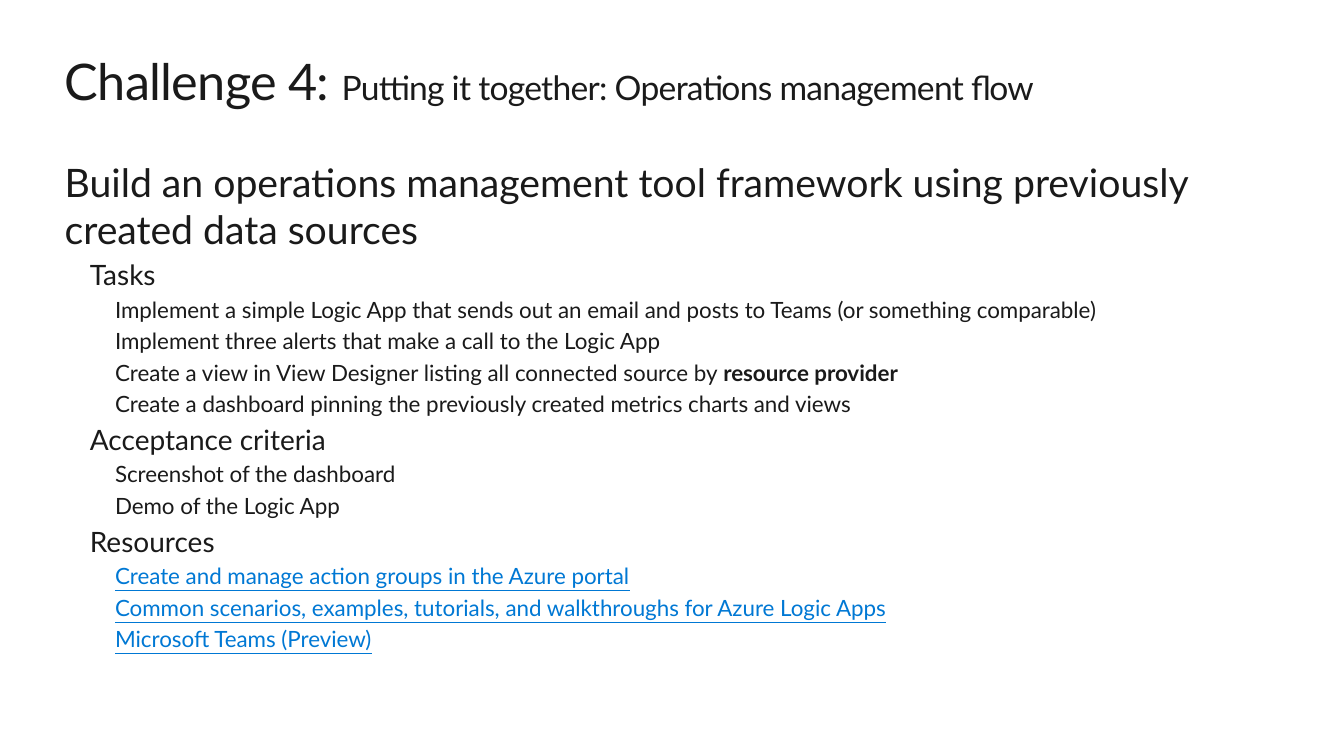
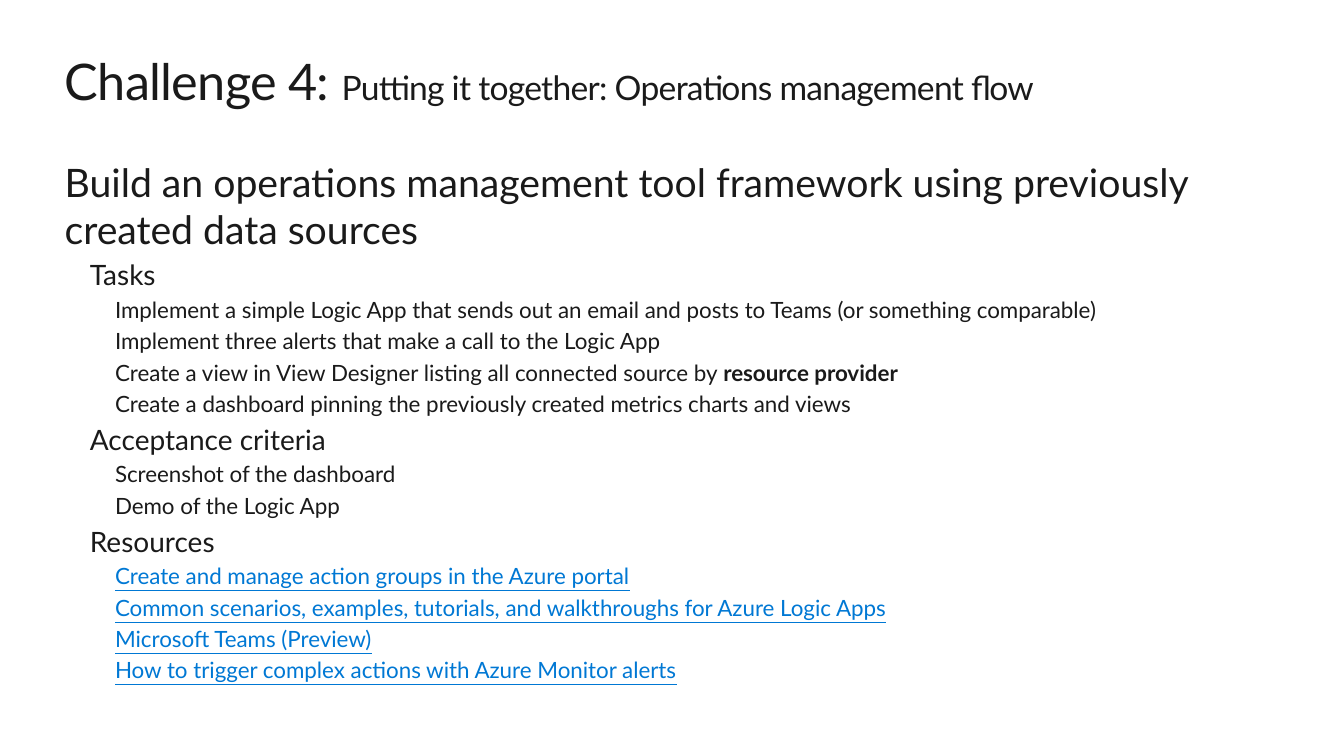
Before and after one commit to peterschen/blog, a slide deck: slide 7 of samples/monitoring-hackathon/Guide.pptx. Drawn at 1344x756 pixels with LibreOffice and Linux fonts; fonts in the diff are those of the drawing; background and template pictures are left out. Boxes give left, top, right and bottom in pixels: in the first picture for what was removed or moved away, otherwise in the second. Text is boxed around its words. In the diff, an @@ line names an element or a change of style, - is before the commit and + after.

Commit message:
Updated guide

```diff
--- a/samples/monitoring-hackathon/Guide.pptx
+++ b/samples/monitoring-hackathon/Guide.pptx
@@ text at <box>115,661,676,682</box>: paragraph added @@
+    How to trigger complex actions with Azure Monitor alerts
```
